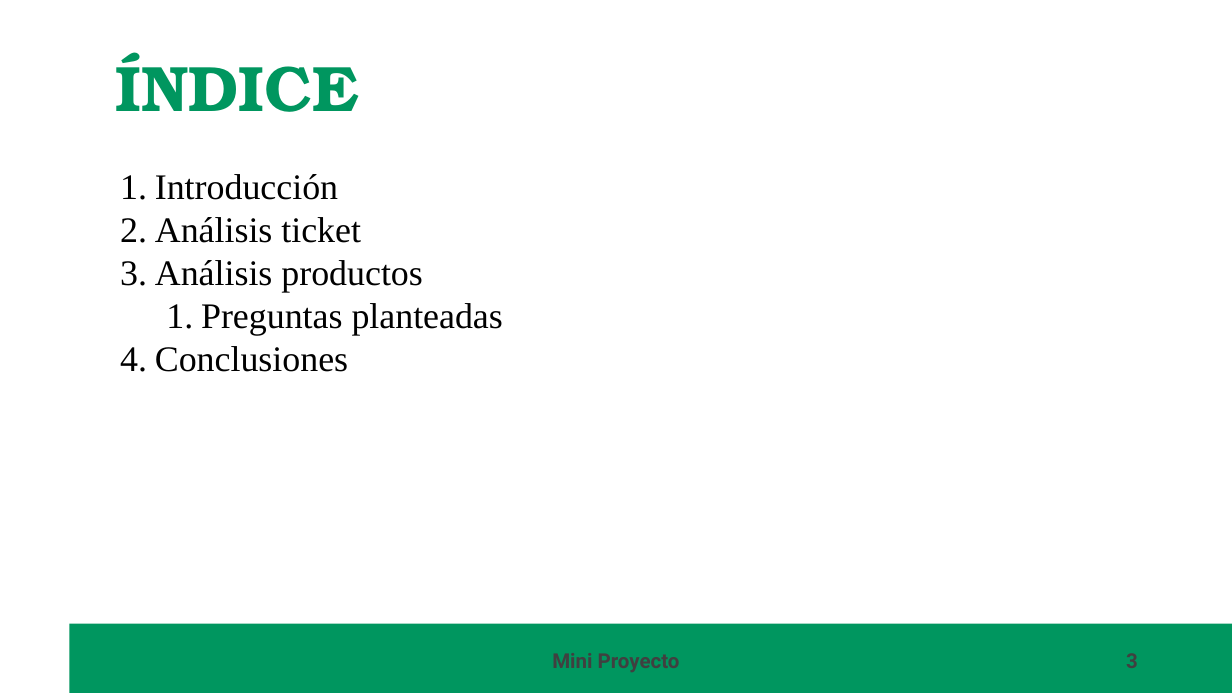
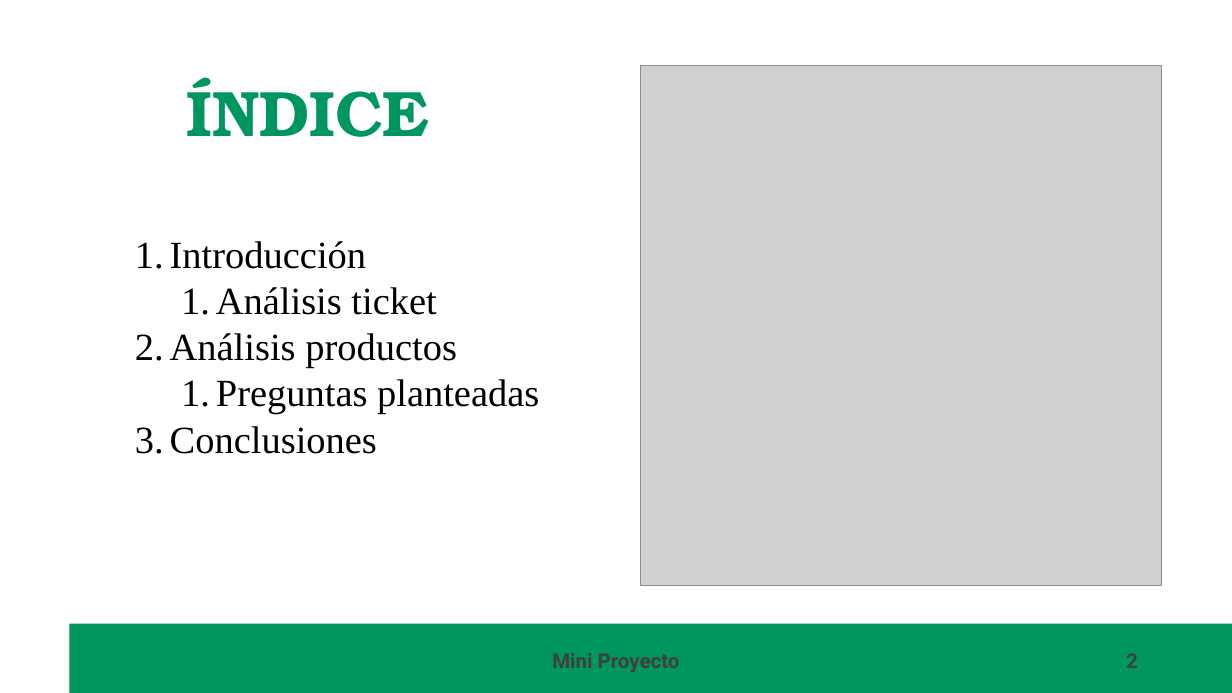
Before and after one commit to carmart4/ProyectoTD2025, a slide deck: slide 2 of presentacion/Presentacion.pptx (slide 3 before the commit). Drawn at 1232x693 pixels with LibreOffice and Linux fonts; fonts in the diff are those of the drawing; grey boxes stand for pictures; background and template pictures are left out. Boxes give left, top, right and bottom in pixels: in the first picture for what was removed or moved away, otherwise in the second. Text is boxed around its words. In the diff, an @@ line names an element or a change of style, - is before the commit and + after.

```diff
--- a/presentacion/Presentacion.pptx
+++ b/presentacion/Presentacion.pptx
@@ text "ÍNDICE": place and size @@
-text "ÍNDICE" at <box>116,52,359,112</box>
+text "ÍNDICE" at <box>187,77,430,137</box>
@@ text "ÍNDICE" at <box>187,77,430,137</box>: vertical alignment top to middle @@
@@ picture added at <box>641,66,1163,586</box> @@
@@ text "Introducción": place and size @@
-text "Introducción" at <box>155,174,503,372</box>
+text "Introducción" at <box>170,241,539,454</box>
@@ text "Introducción" at <box>170,241,539,454</box>: size 28 to 30 pt; list level 1 to 2 in "Análisis ticket" @@
@@ page number at <box>871,642,1148,679</box>: text changed @@
-3
+2
```
Also in this commit, not shown: 12 other slides changed, 1 slide added, 1 slide removed, 1 other file.
